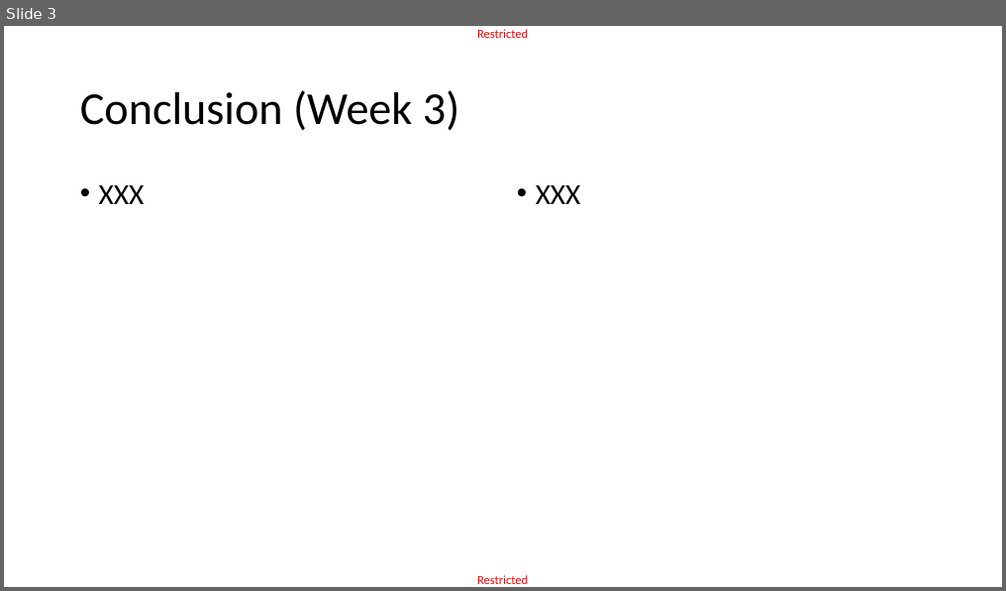
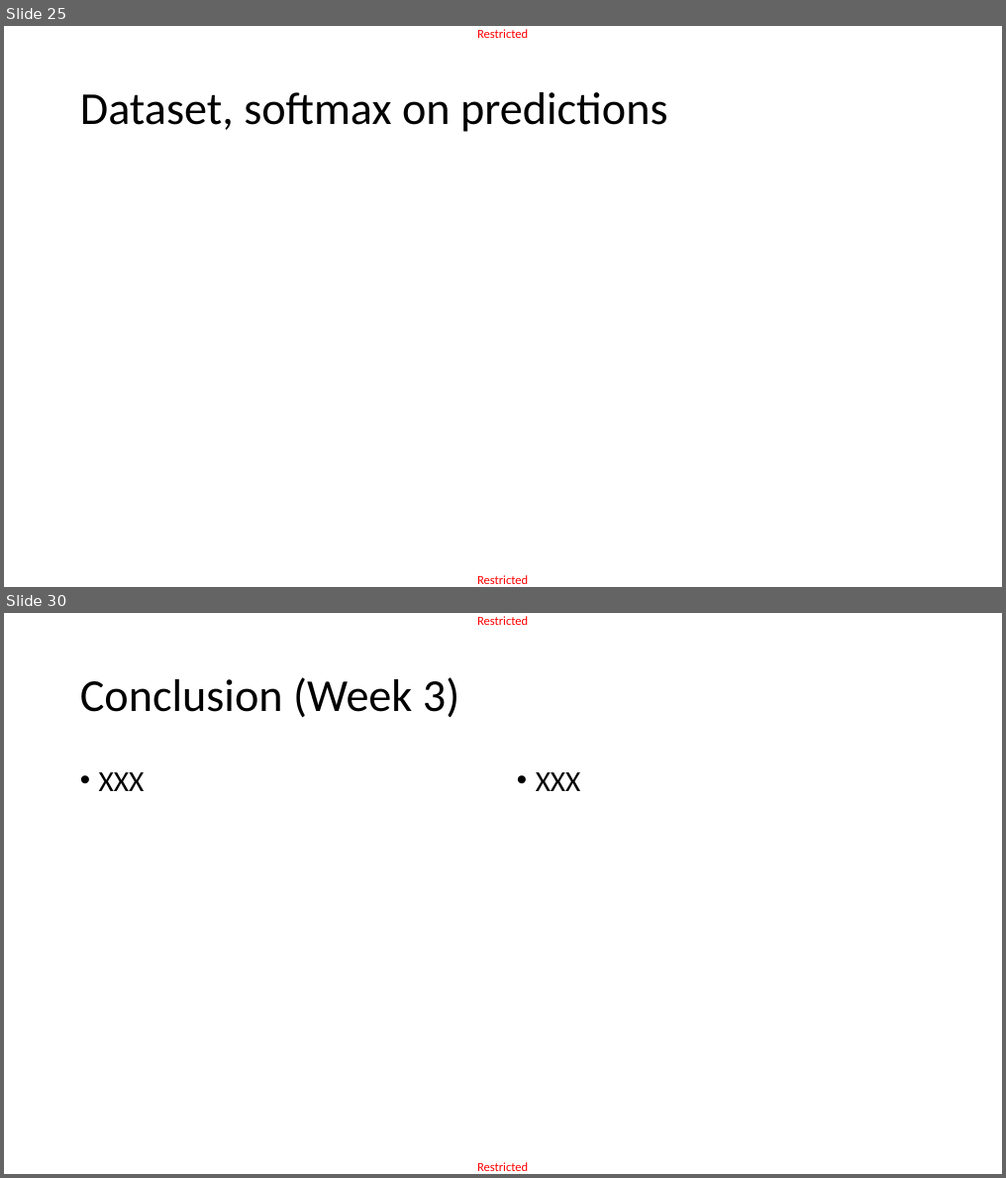
Before and after one commit to matthieudemari/SUTD_DL_50_039, a slide deck: W3/0. All/W3.pptx. Shown one above the other, each under a label of ours: slide 3 before the commit, slides 25 and 30 after it; the slides between them are not shown. The pictures are 1006x591 and 1006x1178 pixels, drawn with LibreOffice and Linux fonts; fonts in the diff are those of the drawing. Boxes give left, top, right and bottom in pixels: in the first picture for what was removed or moved away, otherwise in the second. Text is boxed around its words. In the diff, an @@ line names an element or a change of style, - is before the commit and + after.

```diff
--- a/W3/0. All/W3.pptx
+++ b/W3/0. All/W3.pptx
@@ slide 25 added at (x1=4, y1=26, x2=1002, y2=587), background #FFFFFF; not listed: 2 template elements that a slide beside it also shows @@
@@ title added at (x1=80, y1=92, x2=667, y2=132), 44 pt, text #000000 @@
+Dataset, softmax on predictions
@@ what was slide 3 is now slide 30 @@
```
Also in this commit, not shown: 26 other slides added, 1 other file.
